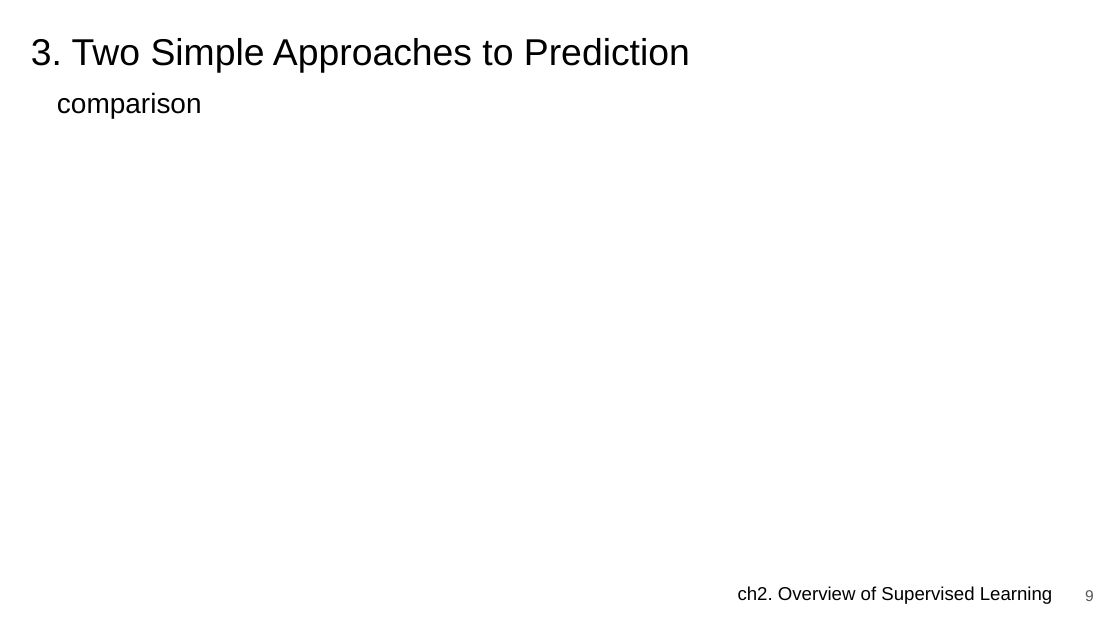
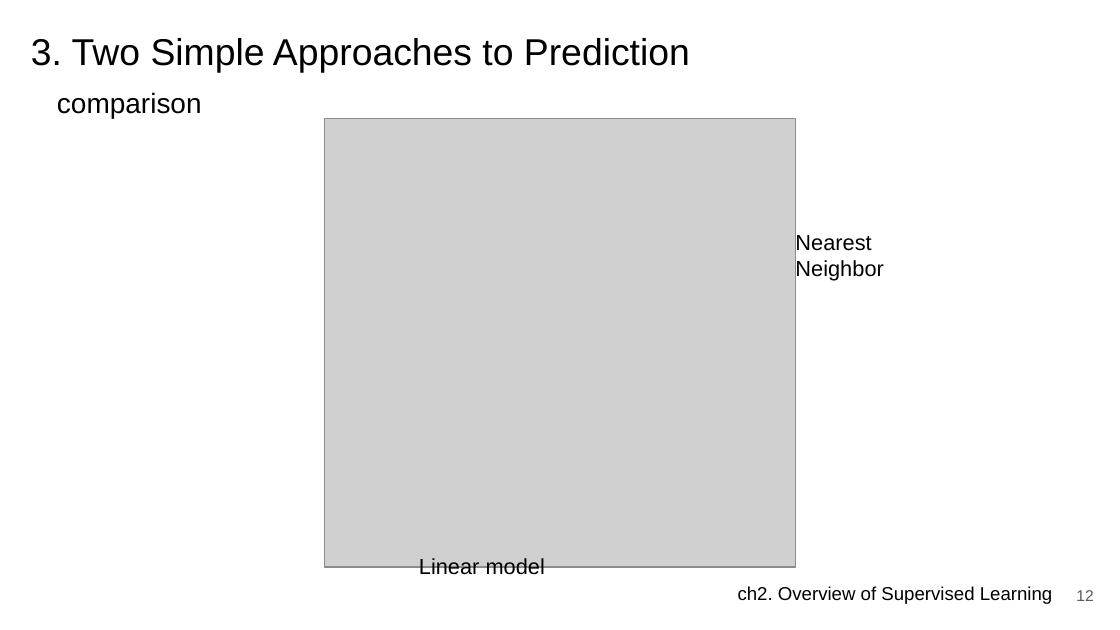
Before and after one commit to JerryKwon/ElemStatLearn-review, a slide deck: slide 12 of ch2. Supervised Learning/presentation/ch2. Overview of Supervised Learning.pptx (slide 9 before the commit). Drawn at 1120x630 pixels with LibreOffice and Linux fonts; fonts in the diff are those of the drawing; grey boxes stand for pictures. Boxes give left, top, right and bottom in pixels: in the first picture for what was removed or moved away, otherwise in the second. Text is boxed around its words. In the diff, an @@ line names an element or a change of style, - is before the commit and + after.

```diff
--- a/ch2. Supervised Learning/presentation/ch2. Overview of Supervised Learning.pptx
+++ b/ch2. Supervised Learning/presentation/ch2. Overview of Supervised Learning.pptx
@@ picture added at [325,119,795,567] @@
@@ text added at [795,233,884,281], 14 pt, text #000000 @@
+Nearest Neighbor
@@ text added at [419,558,545,578], 14 pt, text #000000 @@
+Linear model
@@ page number at [1076,590,1093,601]: text changed @@
-9
+12
```
Also in this commit, not shown: 8 other slides changed, 6 slides added, 1 other file.
